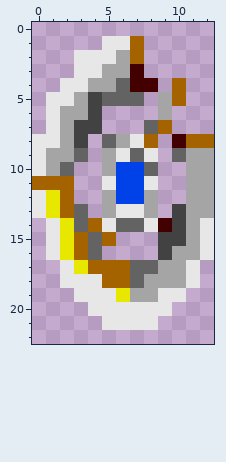
Two versions of one pixel-art sprite, game-projects/r-type/objects/enemies/01/shell/images/shell_2.png. The picture above is the old version.
The file is 13x23 pixels.
Once edited:
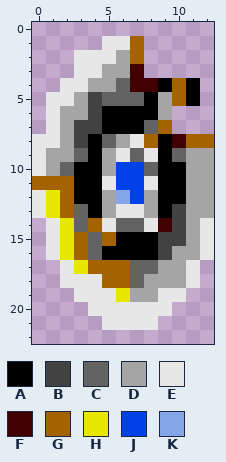
Palette (. is transparent): A #000000  B #424242  C #636363  D #a5a5a5  E #e7e7e7  F #420000  G #a56300  H #e7e700  J #0042e7  K #84a5e7
Log entry: Shell tweaks + arcade palette
Changes in this commit:
Changed rows in their new state; - is an unchanged pixel.
first column x 3:
 4 ------A-A
 5 -----A--A
 6 --AAAA---
 7 --AAA----
 8 -A----A--
 9 -A----A--
10 AA----AA-
11 AA----AA-
12 AA-K--AA-
13 -A----A--
15 ---AAA---
16 --AAAA---
